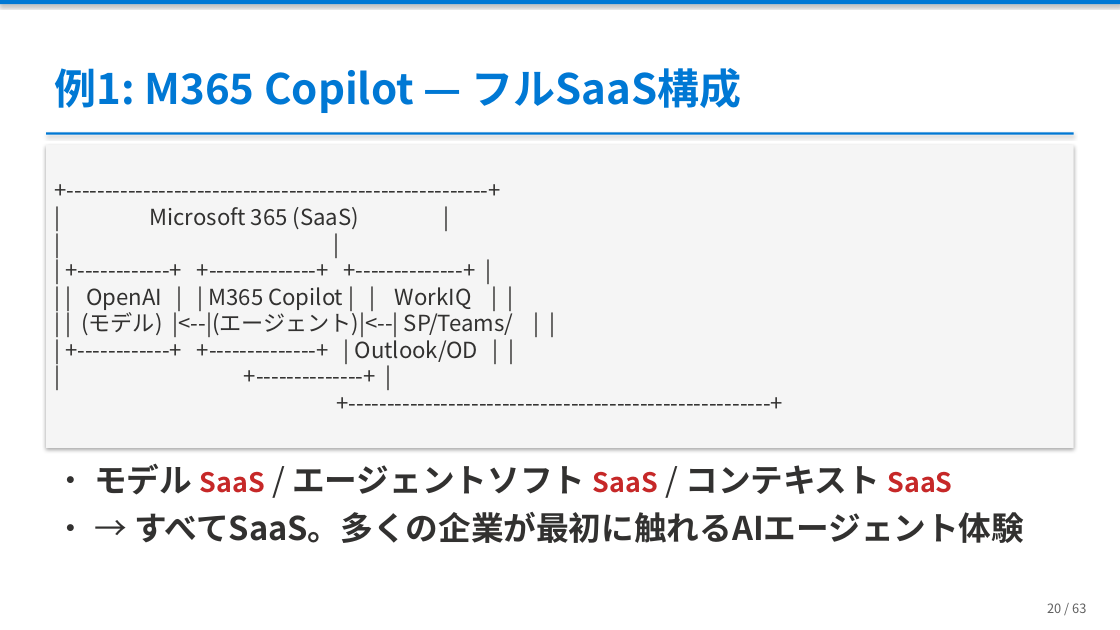
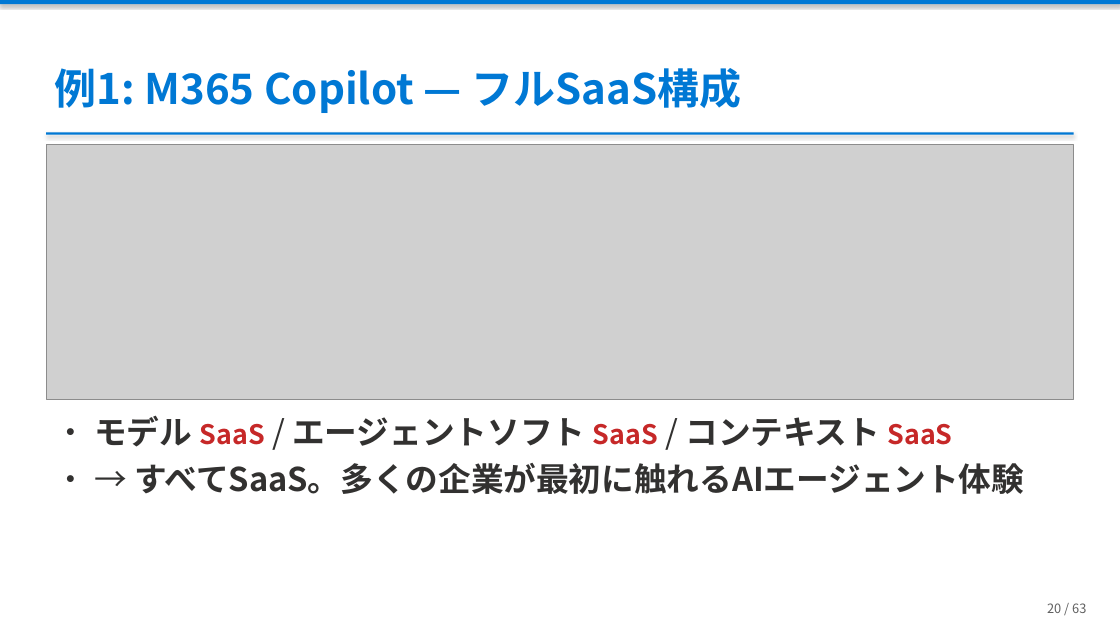
Before and after one commit to ebibibi/presentations, a slide deck: slide 20 of HCCJP_71/AI時代の「本当の」ハイブリッドクラウド — エージェントが実現した、あの頃の夢.pptx. Drawn at 1120x630 pixels with LibreOffice and Linux fonts; fonts in the diff are those of the drawing; grey boxes stand for pictures. Boxes give left, top, right and bottom in pixels: in the first picture for what was removed or moved away, otherwise in the second. Text is boxed around its words. In the diff, an @@ line names an element or a change of style, - is before the commit and + after.

```diff
--- a/HCCJP_71/AI時代の「本当の」ハイブリッドクラウド — エージェントが実現した、あの頃の夢.pptx
+++ b/HCCJP_71/AI時代の「本当の」ハイブリッドクラウド — エージェントが実現した、あの頃の夢.pptx
@@ rectangle removed at (46,145,1074,449) @@
-+-------------------------------------------------------+
-| Microsoft 365 (SaaS) |
-| |
-| +------------+ +--------------+ +--------------+ |
-| | OpenAI | | M365 Copilot | | WorkIQ | |
-| | (モデル) |<--|(エージェント)|<--| SP/Teams/ | |
-| +------------+ +--------------+ | Outlook/OD | |
-| +--------------+ |
-+-------------------------------------------------------+
@@ picture added at (46,145,1074,400) @@
@@ text "• モデル SaaS / エージェントソフト ...": place and size @@
-text "• モデル SaaS / エージェントソフト ..." at (94,463,1024,543)
+text "• モデル SaaS / エージェントソフト ..." at (94,415,1024,494)
```
Also in this commit, not shown: 8 other slides changed, 1 other file.
